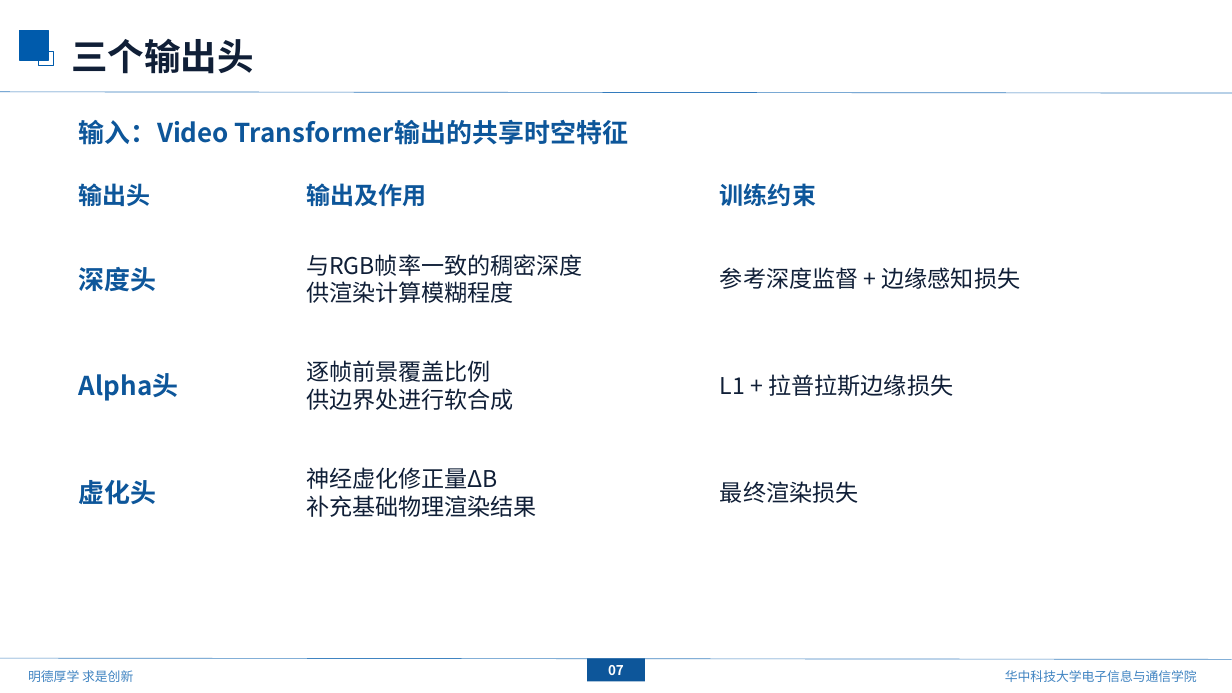
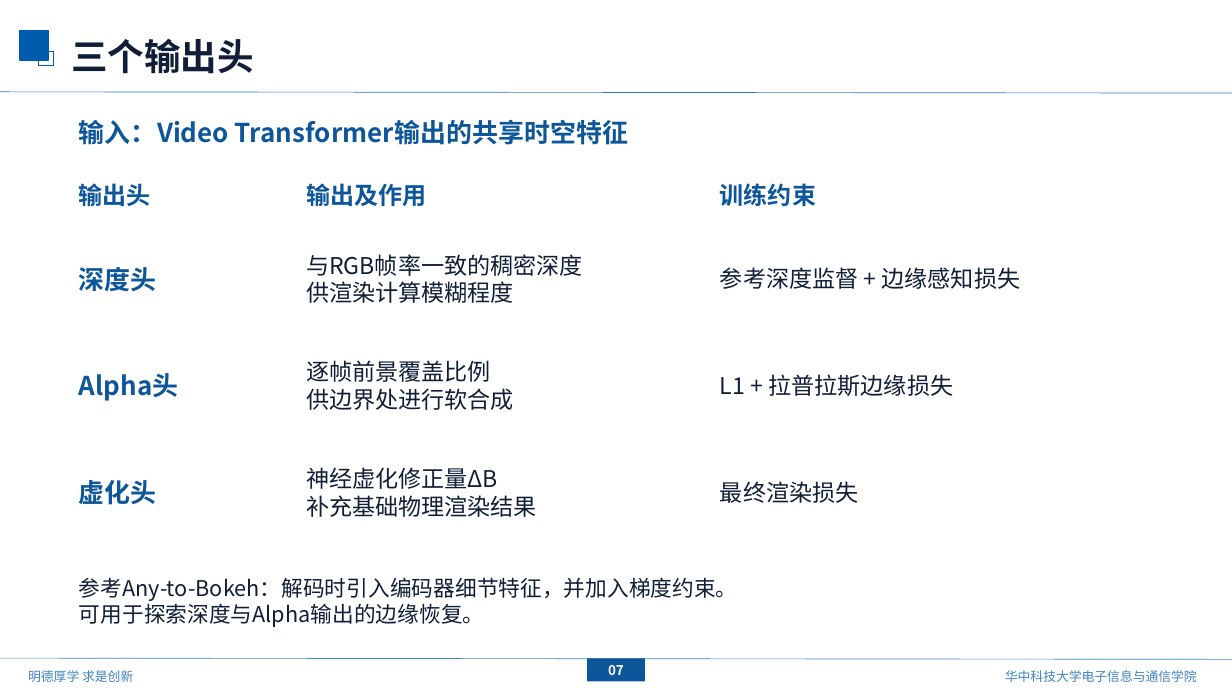
Before and after one commit to mengmcy1/OPPO-depth-guided-video-bokeh, a slide deck: slide 8 of 汇报/2026-09-20_深度引导的视频虚化/深度引导的视频虚化_技术路线_0920.pptx. Drawn at 1232x693 pixels with LibreOffice and Linux fonts; fonts in the diff are those of the drawing; background and template pictures are left out. Boxes give left, top, right and bottom in pixels: in the first picture for what was removed or moved away, otherwise in the second. Text is boxed around its words. In the diff, an @@ line names an element or a change of style, - is before the commit and + after.

```diff
--- a/汇报/2026-09-20_深度引导的视频虚化/深度引导的视频虚化_技术路线_0920.pptx
+++ b/汇报/2026-09-20_深度引导的视频虚化/深度引导的视频虚化_技术路线_0920.pptx
@@ text added at [79, 577, 738, 627], 16.9 pt, text #101F37 @@
+参考Any-to-Bokeh：解码时引入编码器细节特征，并加入梯度约束。
+可用于探索深度与Alpha输出的边缘恢复。
```
Also in this commit, not shown: 5 other slides changed, 1 slide added, 3 other files.
